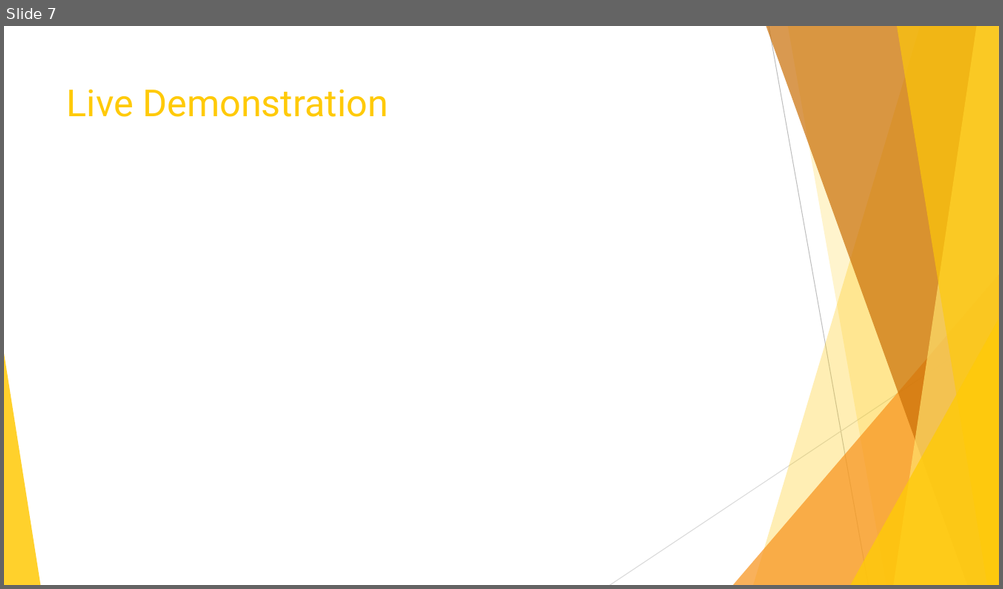
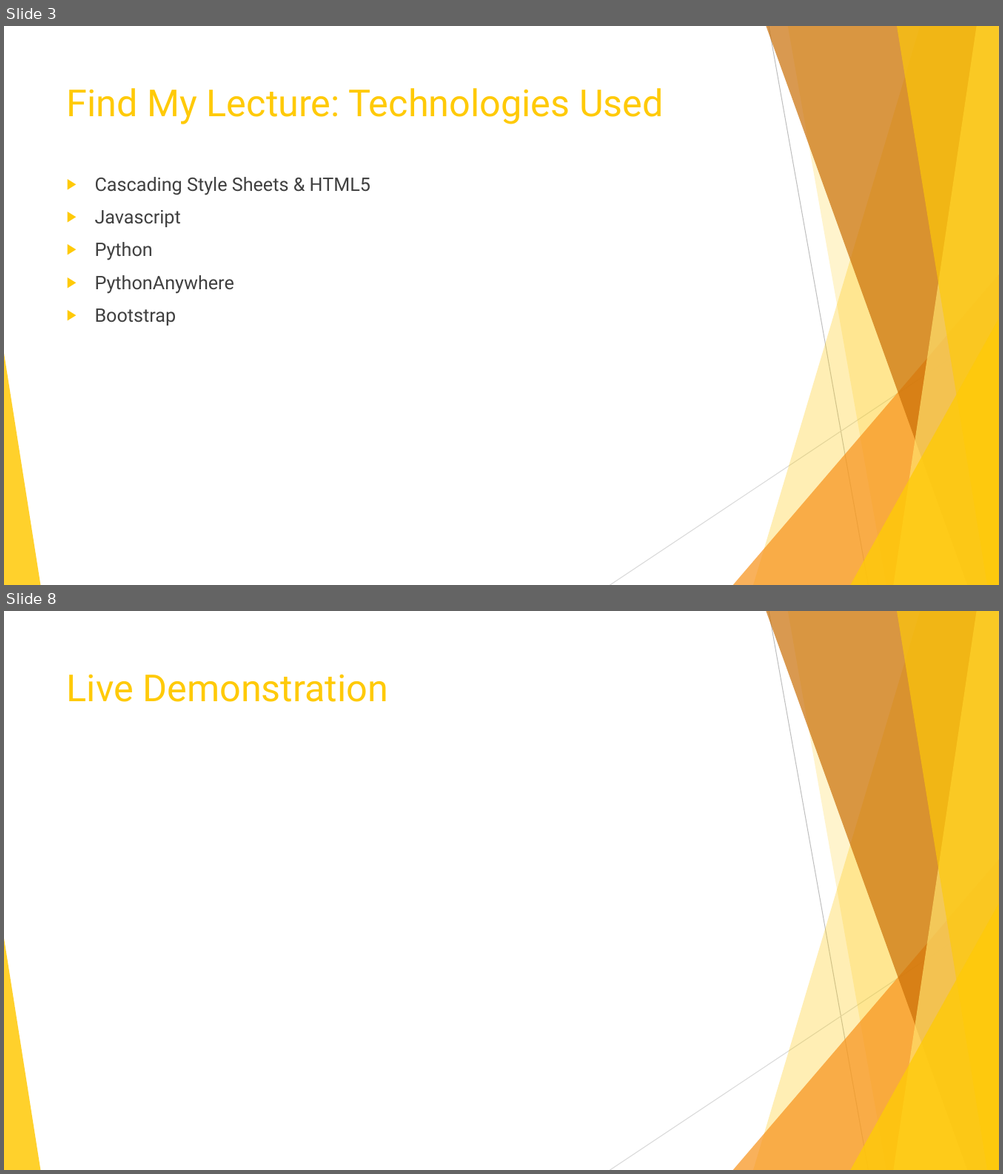
Before and after one commit to Ishitanarsiker/WAD2_GroupProject, a slide deck: Presentation.pptx. Shown one above the other, each under a label of ours: slide 7 before the commit, slides 3 and 8 after it; the slides between them are not shown. The pictures are 1003x589 and 1003x1174 pixels, drawn with LibreOffice and Linux fonts; fonts in the diff are those of the drawing. Boxes give left, top, right and bottom in pixels: in the first picture for what was removed or moved away, otherwise in the second. Text is boxed around its words. In the diff, an @@ line names an element or a change of style, - is before the commit and + after.

```diff
--- a/Presentation.pptx
+++ b/Presentation.pptx
@@ slide 3 added at (4, 26, 999, 585), background #FFFFFF; not listed: 10 template elements that a slide beside it also shows @@
@@ title added at (67, 88, 663, 124), 36 pt, text #FFCA08 @@
+Find My Lecture: Technologies Used
@@ text added at (95, 177, 370, 326), 18 pt, text #404040 @@
+▶ Cascading Style Sheets & HTML5
+▶ Javascript
+▶ Python
+▶ PythonAnywhere
+▶ Bootstrap
@@ what was slide 7 is now slide 8 @@
```
Also in this commit, not shown: 4 slides changed, 3 other slides added, 2 slides removed, 2 other files.
